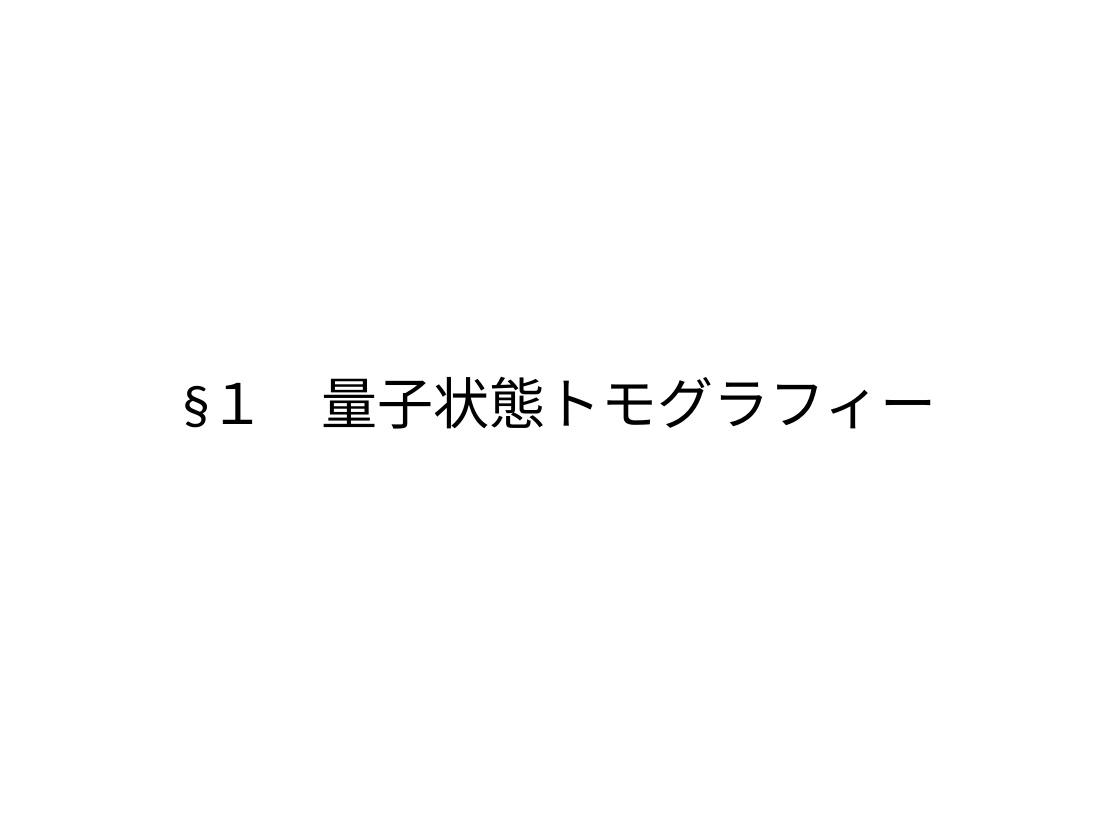
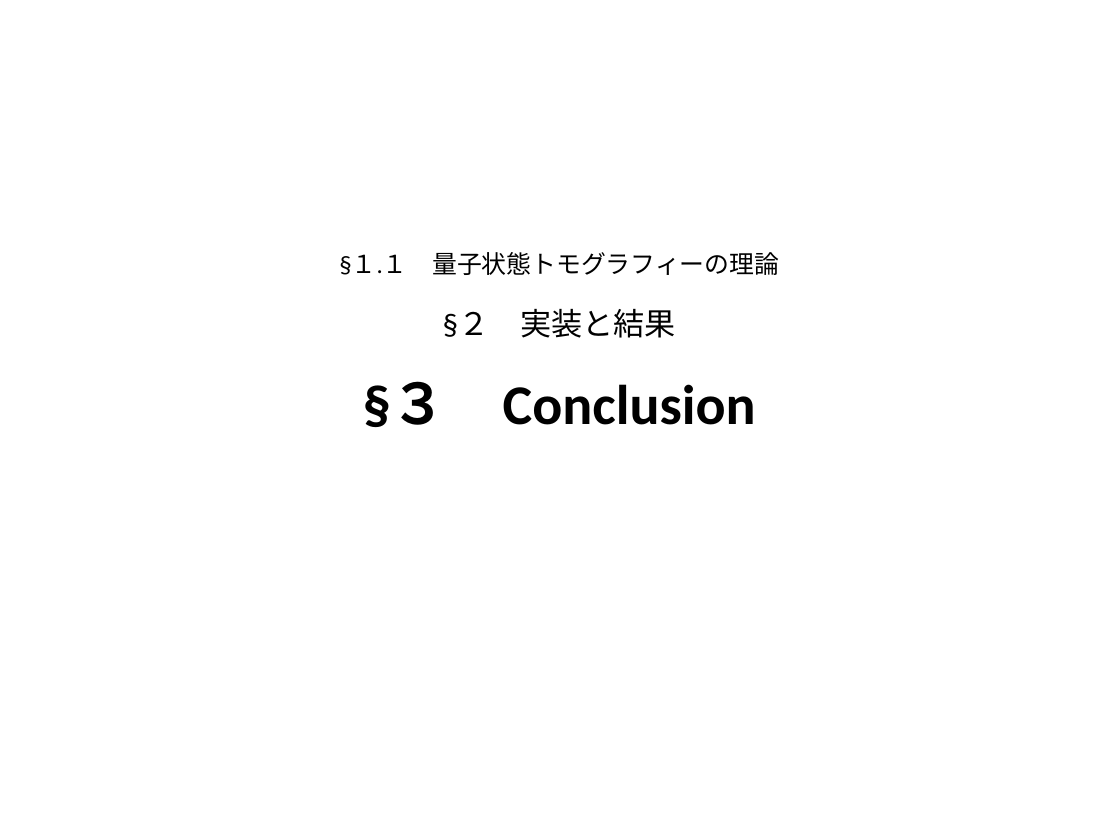
Before and after one commit to outk/graduate_thesis, a slide deck: slide 49 of 量子状態トモグラフィー.pptx (slide 2 before the commit). Drawn at 1120x840 pixels with LibreOffice and Linux fonts; fonts in the diff are those of the drawing. Boxes give left, top, right and bottom in pixels: in the first picture for what was removed or moved away, otherwise in the second. Text is boxed around its words. In the diff, an @@ line names an element or a change of style, - is before the commit and + after.

```diff
--- a/量子状態トモグラフィー.pptx
+++ b/量子状態トモグラフィー.pptx
@@ title at (339, 252, 779, 425): text changed; size 36 to 16 pt @@
-§１ 量子状態トモグラフィー
+§１.１ 量子状態トモグラフィーの理論
+§２ 実装と結果
+§３ Conclusion
```
Also in this commit, not shown: 7 other slides changed, 3 slides added, 2 slides removed, 2 other files.
